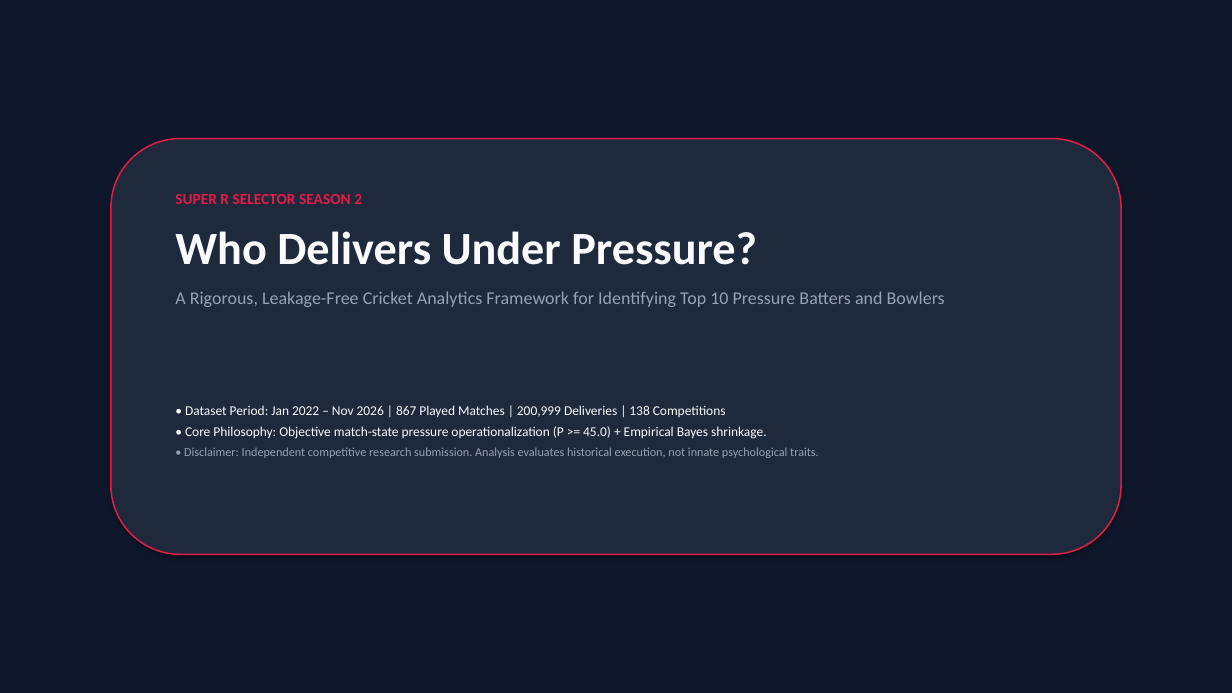
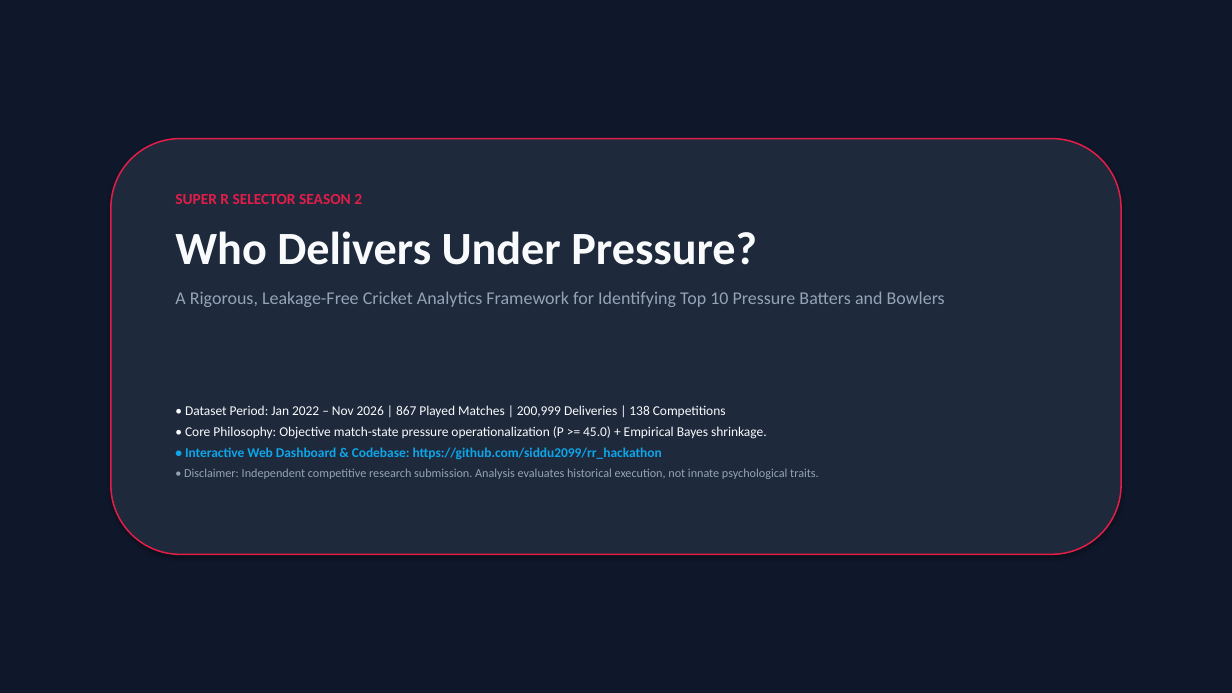
Before and after one commit to siddu2099/rr_hackathon, a slide deck: slide 1 of SupeRR_Selector_Season2_Final.pptx. Drawn at 1232x693 pixels with LibreOffice and Linux fonts; fonts in the diff are those of the drawing. Boxes give left, top, right and bottom in pixels: in the first picture for what was removed or moved away, otherwise in the second. Text is boxed around its words. In the diff, an @@ line names an element or a change of style, - is before the commit and + after.

Commit message:
fix: reconcile match IDs, delivery-level case study accounting, and add dashboard links to presentation

```diff
--- a/SupeRR_Selector_Season2_Final.pptx
+++ b/SupeRR_Selector_Season2_Final.pptx
@@ text at bbox=[185, 447, 662, 460]: paragraph added @@
+• Interactive Web Dashboard & Codebase: https://github.com/siddu2099/rr_hackathon
```
Also in this commit, not shown: 4 other slides changed, 1 other file.
